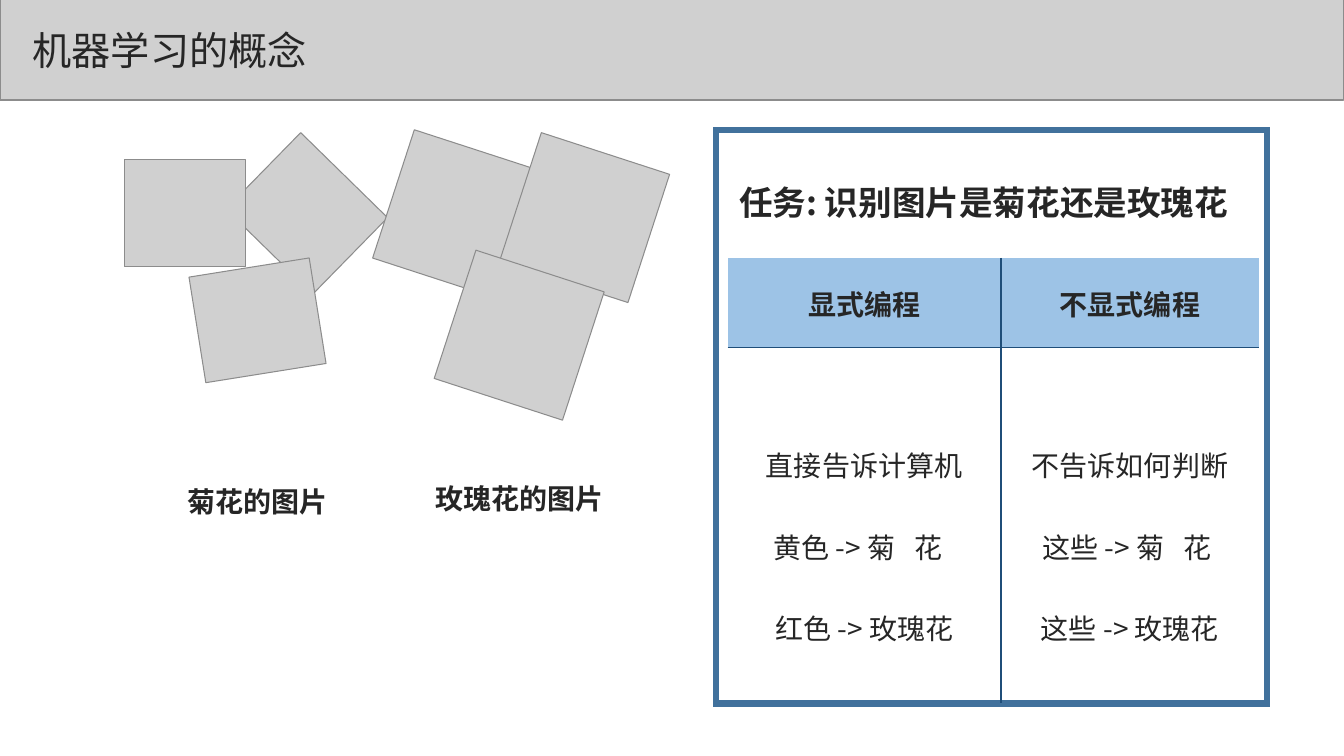
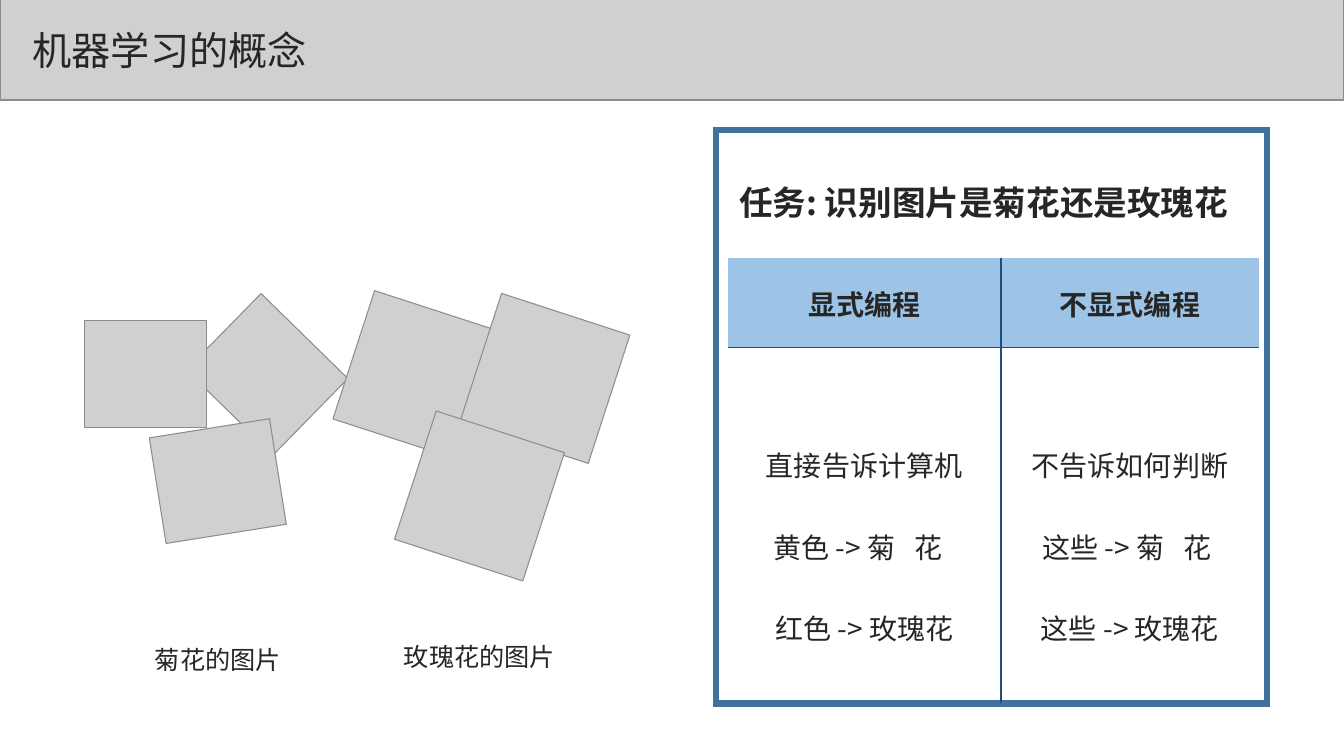
Before and after one commit to congcongshang/StudyNoteBook, a slide deck: slide 6 of 数学/机器学习.ppt. Drawn at 1344x756 pixels with LibreOffice and Linux fonts; fonts in the diff are those of the drawing; grey boxes stand for pictures. Boxes give left, top, right and bottom in pixels: in the first picture for what was removed or moved away, otherwise in the second. Text is boxed around its words. In the diff, an @@ line names an element or a change of style, - is before the commit and + after.

```diff
--- a/数学/机器学习.ppt
+++ b/数学/机器学习.ppt
@@ 6 pictures: place and size @@
-6 pictures at <box>124,130,669,421</box>
+6 pictures at <box>85,291,630,581</box>
@@ text "菊花的图片": place and size @@
-text "菊花的图片" at <box>187,488,327,515</box>
+text "菊花的图片" at <box>155,648,281,671</box>
@@ text "菊花的图片" at <box>155,648,281,671</box>: size 20 to 18 pt, bold off @@
@@ text "玫瑰花的图片" at <box>404,645,555,668</box>: size 20 to 18 pt, bold off @@
@@ text "玫瑰花的图片": place and size @@
-text "玫瑰花的图片" at <box>435,485,603,512</box>
+text "玫瑰花的图片" at <box>404,645,555,668</box>
```
Also in this commit, not shown: 5 other slides changed, 1 slide removed, 1 other file.
